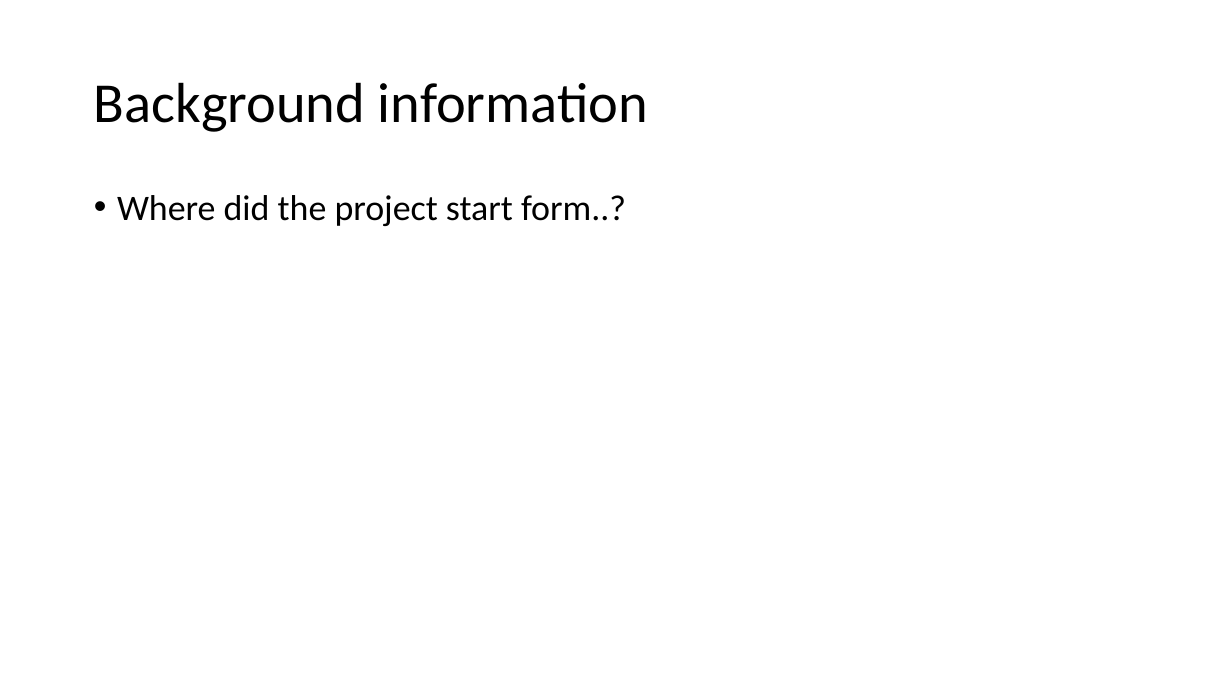
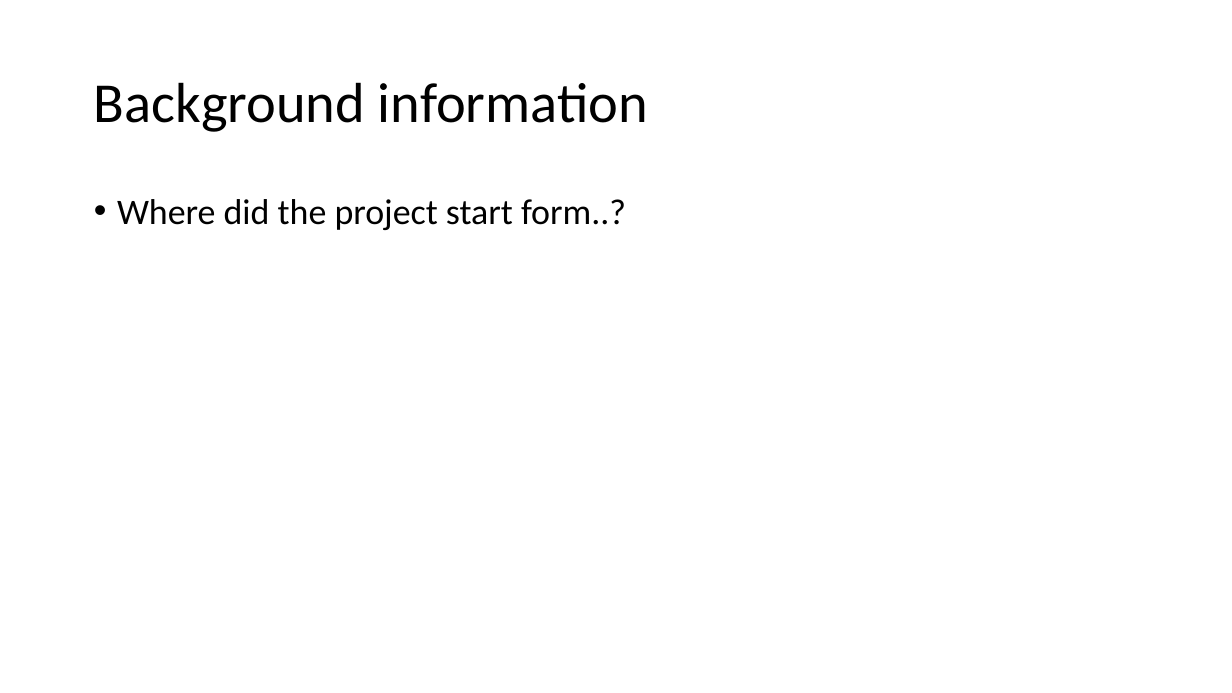
Before and after one commit to MarlonG21/MobileRobotRos_finalYearProject, a slide deck: slide 5 of MajorProject/majorProjectPresentation.pptx (slide 6 before the commit). Drawn at 1232x693 pixels with LibreOffice and Linux fonts; fonts in the diff are those of the drawing. Boxes give left, top, right and bottom in pixels: in the first picture for what was removed or moved away, otherwise in the second. Text is boxed around its words. In the diff, an @@ line names an element or a change of style, - is before the commit and + after.

```diff
--- a/MajorProject/majorProjectPresentation.pptx
+++ b/MajorProject/majorProjectPresentation.pptx
@@ text "Where did the project start ...": place and size @@
-text "Where did the project start ..." at box(117, 195, 626, 226)
+text "Where did the project start ..." at box(117, 199, 626, 230)
```
Also in this commit, not shown: 4 other slides changed, 2 slides added, 3 slides removed, 16 other files.
